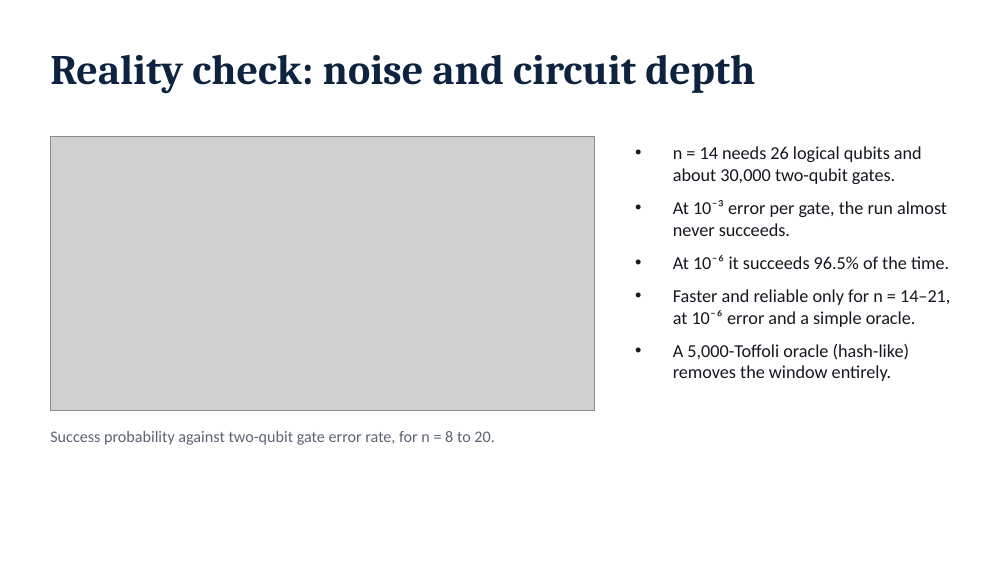
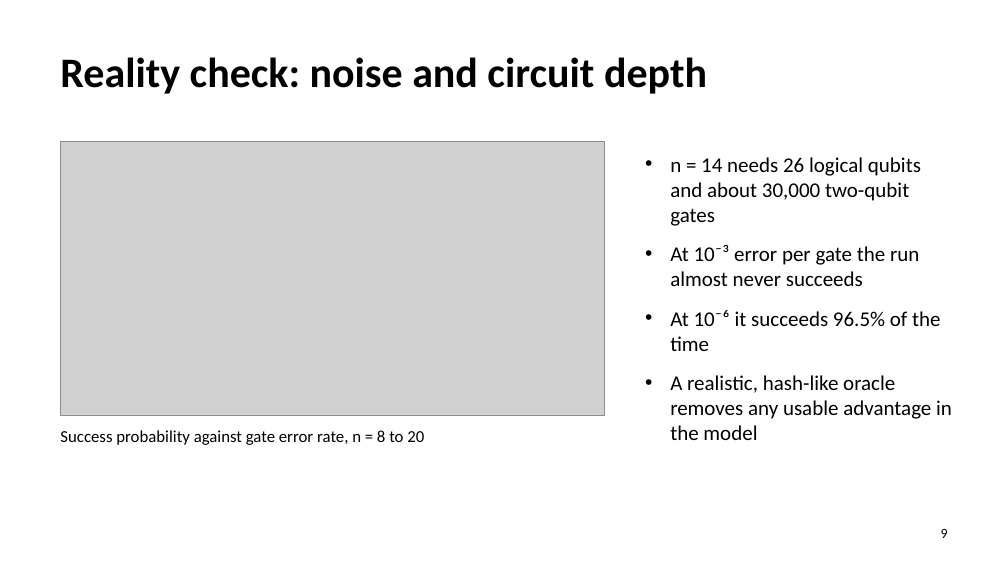
Before and after one commit to Kavin-JS/GrovX, a slide deck: slide 9 of files/GrovX_Presentation.pptx. Drawn at 1008x567 pixels with LibreOffice and Linux fonts; fonts in the diff are those of the drawing; grey boxes stand for pictures. Boxes give left, top, right and bottom in pixels: in the first picture for what was removed or moved away, otherwise in the second. Text is boxed around its words. In the diff, an @@ line names an element or a change of style, - is before the commit and + after.

```diff
--- a/files/GrovX_Presentation.pptx
+++ b/files/GrovX_Presentation.pptx
@@ text "Reality check: noise and circuit ...": place and size @@
-text "Reality check: noise and circuit ..." at [50,54,755,94]
+text "Reality check: noise and circuit ..." at [60,57,707,94]
@@ text "Reality check: noise and circuit ..." at [60,57,707,94]: font Cambria to Calibri, text colour #0E2340 to #000000 @@
@@ picture: place and size @@
-picture at [50,136,595,411]
+picture at [60,141,605,416]
@@ text at [670,157,952,440]: text changed; size 13 to 15 pt; text colour #14181F to #000000 @@
-• n = 14 needs 26 logical qubits and about 30,000 two-qubit gates.
-• At 10⁻³ error per gate, the run almost never succeeds.
-• At 10⁻⁶ it succeeds 96.5% of the time.
-• Faster and reliable only for n = 14–21, at 10⁻⁶ error and a simple oracle.
-• A 5,000-Toffoli oracle (hash-like) removes the window entirely.
+• n = 14 needs 26 logical qubits and about 30,000 two-qubit gates
+• At 10⁻³ error per gate the run almost never succeeds
+• At 10⁻⁶ it succeeds 96.5% of the time
+• A realistic, hash-like oracle removes any usable advantage in the model
@@ text at [60,430,424,445]: text changed; size 11.5 to 12 pt; text colour #5B6472 to #000000 @@
-Success probability against two-qubit gate error rate, for n = 8 to 20.
+Success probability against gate error rate, n = 8 to 20
@@ text "Success probability against gate error ..." at [60,430,424,445]: vertical alignment middle to top @@
@@ page number added at [941,529,948,538], 10 pt, text #000000 @@
+9
```
Also in this commit, not shown: 10 other slides changed, 13 other files.
